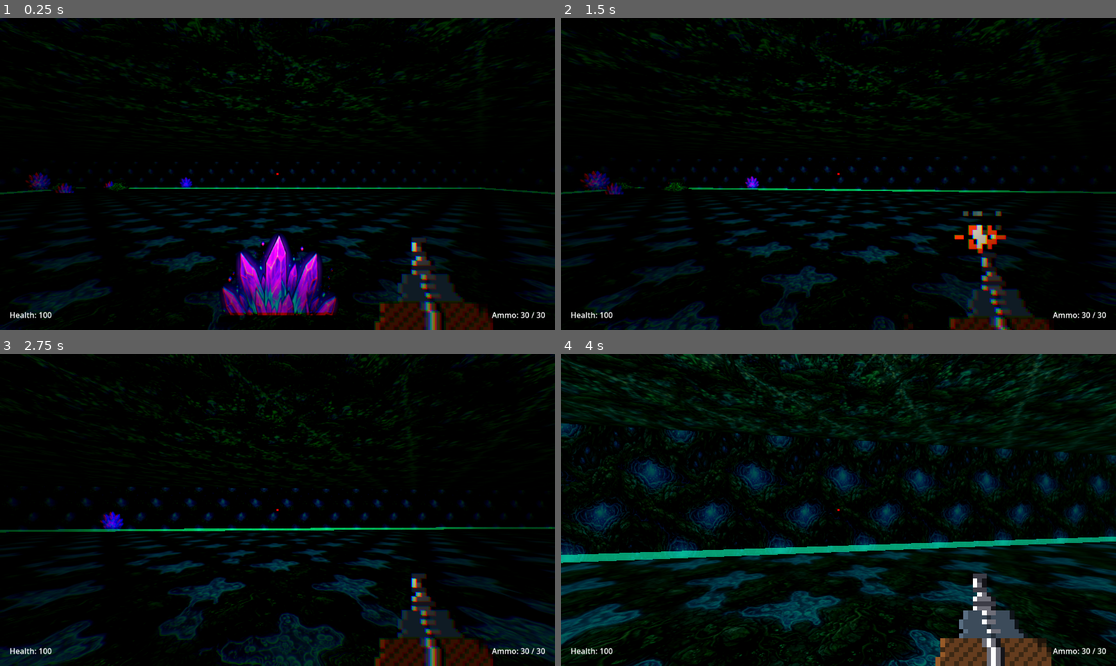
Above: before the commit, frames 1-4 (two rows, left to right).
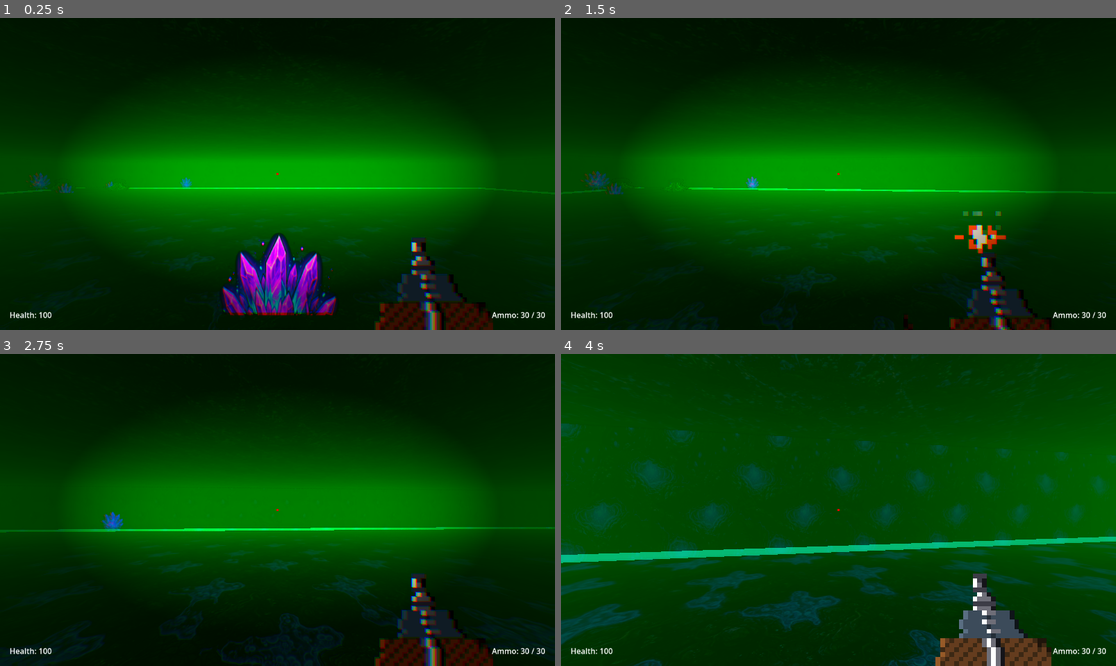
Above: after the commit, the same moments.

Repository: coachbrown1/BoomerLooterShooter
Game: Godot game, scene res://Scenes/World/dungeon.tscn
The game is run twice, just before and just after one commit, with the same random seed, the same clock (stepped at 60 frames per second) and the same inputs.
Inputs (mouse positions are in pixels of both pictures, inside the frame that each line leads up to):
- Up to frame 1 (0.25 s): no input
- Up to frame 2 (1.5 s): tap Enter at 0.5 s; move the mouse to (866, 174) at 0.52 s; hold W (move_forward) from 0.53 s (still down); tap E (interact) at 0.6 s; tap Space (jump) at 0.77 s; move the mouse to (810, 174) at 1.27 s; click (810, 174) at 1.35 s
- Up to frame 3 (2.75 s): keep holding W (move_forward); tap Space (jump) at 1.52 s; move the mouse to (288, 503) at 2.02 s; hold Shift (sprint) from 2.03 s (still down)
- Up to frame 4 (4 s): keep holding W (move_forward); move the mouse to (832, 516) at 2.77 s; release Shift (sprint) at 2.78 s; tap G at 2.85 s; tap Space (jump) at 3.02, 3.77 s; move the mouse to (877, 513) at 3.52 s; tap E (interact) at 3.6 s

The runs differ from the first frame. In frame 1, 68% of the frame differs, in the area x 0-100%, y 0-100%; in frame 2, 70%; in frame 3, 66%; in frame 4, 87%.

Commit message:
data tweaks

Diff:
--- a/boomer-shooter/Data/biomes/fungal_biome_data.tres
+++ b/boomer-shooter/Data/biomes/fungal_biome_data.tres
@@ -11,8 +11,6 @@
 ceiling_textures = PackedStringArray("res://Assets/Environment/Fungal/fungal_ceiling_v1.png", "res://Assets/Environment/Fungal/fungal_ceiling_v2.png", "res://Assets/Environment/Fungal/fungal_ceiling_v3.png")
 doorway_assembly_scene = "res://Scenes/Dungeon/doorway_assembly.tscn"
 handcrafted_start_room_scene = ExtResource("2_fungal_start")
-handcrafted_normal_room_scenes = Array[PackedScene]([])
-handcrafted_normal_room_chance = 0.25
 room_light_color = Color(0.4, 0.9, 0.5, 1)
 room_light_cookie_texture = ""
 corridor_light_color = Color(0.2, 1, 0.5, 1)
@@ -40,7 +38,7 @@
 }])
 mushroom_scene = "res://Scenes/Dungeon/fungal_mushroom.tscn"
 crystal_scene = "res://Scenes/Dungeon/fungal_crystal.tscn"
-fog_light_color = Color(0.02, 0.06, 0.03, 1)
+fog_light_color = Color(0.007857886, 0.44709885, 0.010007731, 1)
 universal_prop_textures = PackedStringArray("res://Assets/Environment/prop_barrel_side.png", "res://Assets/Environment/prop_crate.png", "res://Assets/Environment/prop_skull_pile.png", "res://Assets/Environment/prop_broken_pillar.png")
 biome_prop_textures = PackedStringArray("res://Assets/Environment/Fungal/prop_fungal_slime_pool.png", "res://Assets/Environment/Fungal/prop_fungal_vines.png", "res://Assets/Environment/Fungal/prop_fungal_pods.png", "res://Assets/Environment/Fungal/prop_fungal_moss_rock.png")
 universal_prop_scenes = PackedStringArray("res://Scenes/Props/Common/prop_barrel.tscn", "res://Scenes/Props/Common/prop_crate.tscn", "res://Scenes/Props/Common/propskullpile.tscn", "res://Scenes/Props/Common/propbrokenpillar.tscn")
--- a/boomer-shooter/Scripts/Dungeon/dungeon_builder.gd
+++ b/boomer-shooter/Scripts/Dungeon/dungeon_builder.gd
@@ -284,20 +284,20 @@
 				mat.emission_texture = tex
 				mat.emission_operator = StandardMaterial3D.EMISSION_OP_MULTIPLY
 
-				var emission_energy := 0.2
+				var emission_energy := 0.1
 				if biome == "fungal":
-					emission_energy = 0.4
-					mat.emission = Color(0.4, 0.8, 0.5) # Subtler green
+					emission_energy = 0.2
+					mat.emission = Color(0.3, 0.6, 0.4) # Even subtler green
 					mat.texture_filter = BaseMaterial3D.TEXTURE_FILTER_LINEAR_WITH_MIPMAPS
 					mat.uv1_scale = Vector3(1.0, 1.0, 1.0)
 				elif biome == "lava":
-					emission_energy = 0.7
-					mat.emission = Color(1.0, 0.2, 0.0) # Hot orange tint
+					emission_energy = 0.4
+					mat.emission = Color(0.8, 0.15, 0.0)
 					mat.texture_filter = BaseMaterial3D.TEXTURE_FILTER_NEAREST
 					mat.uv1_scale = Vector3(2.0, 2.0, 2.0)
 				elif biome == "crypt":
-					emission_energy = 0.15
-					mat.emission = Color(0.2, 0.3, 0.6) # Very subtle blue highlights
+					emission_energy = 0.08
+					mat.emission = Color(0.15, 0.25, 0.5)
 					mat.texture_filter = BaseMaterial3D.TEXTURE_FILTER_NEAREST
 					mat.uv1_scale = Vector3(2.0, 2.0, 2.0)
 				else:
Not shown: 1 places in boomer-shooter/Data/biomes/fungal_biome_data.tres that only renumber resources
